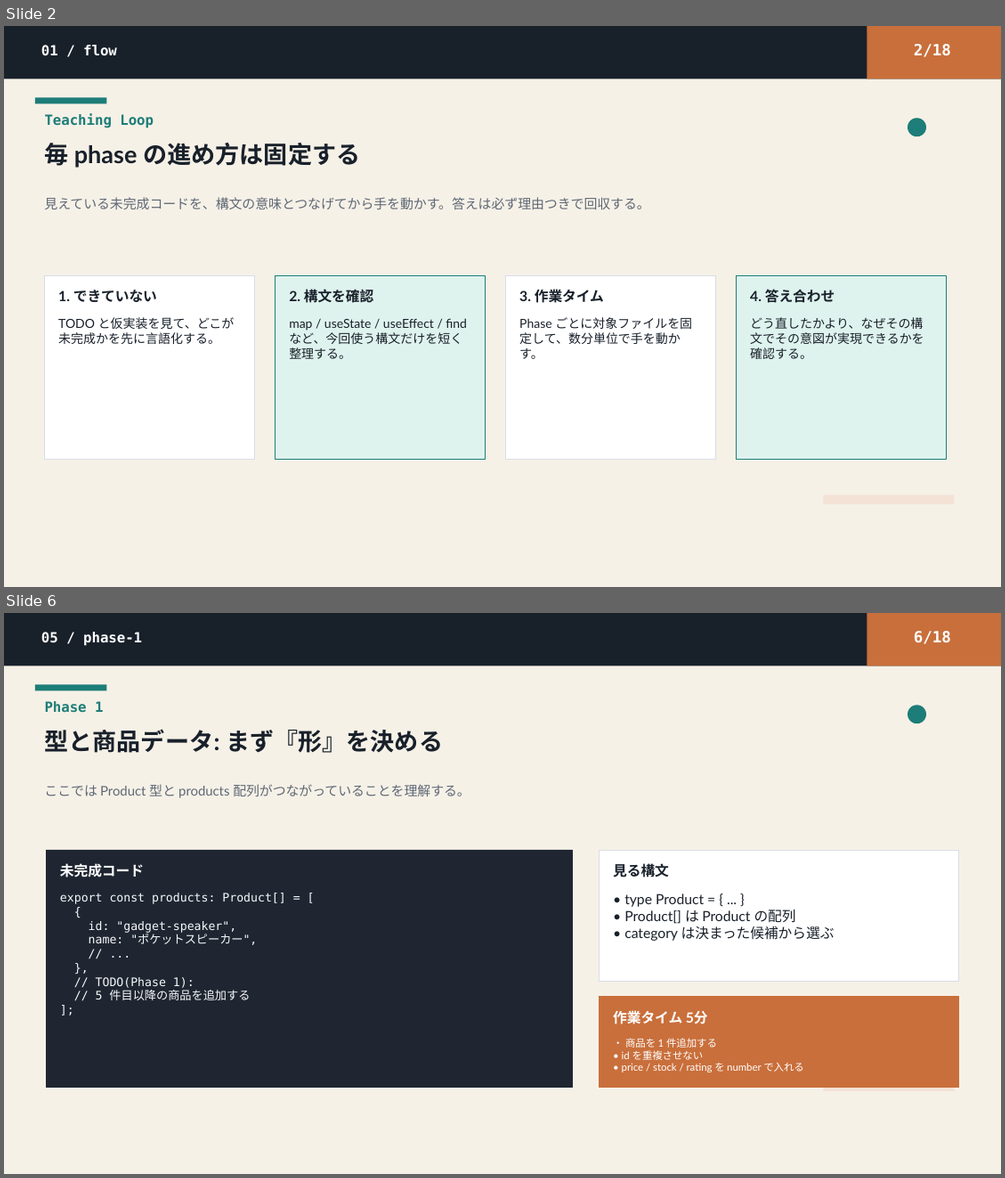
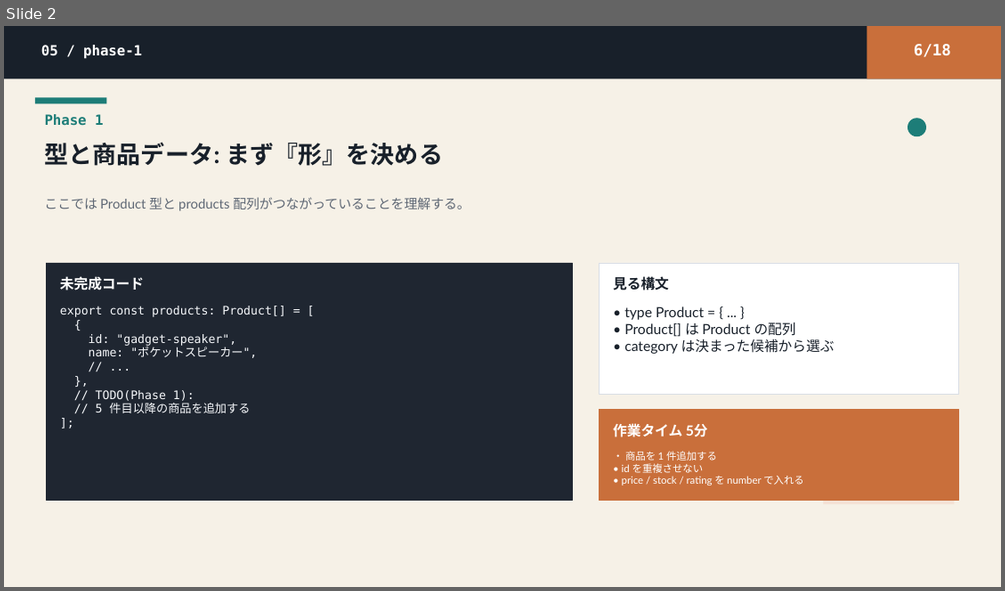
Before and after one commit to Kyutech-Code-Lab/KCLhackEC-2026, a slide deck: materials/2026/slides/kcl-frontend-2026-handson-ans.pptx. Shown one above the other, each under a label of ours: slides 2 and 6 before the commit, slide 2 after it; the slides between them are not shown. The pictures are 1005x1178 and 1005x591 pixels, drawn with LibreOffice and Linux fonts; fonts in the diff are those of the drawing. Boxes give left, top, right and bottom in pixels: in the first picture for what was removed or moved away, otherwise in the second. Text is boxed around its words. In the diff, an @@ line names an element or a change of style, - is before the commit and + after.

```diff
--- a/materials/2026/slides/kcl-frontend-2026-handson-ans.pptx
+++ b/materials/2026/slides/kcl-frontend-2026-handson-ans.pptx
@@ slide 2 removed at (4,26,1001,587), background #FFFFFF @@
@@ rectangle removed at (4,26,1001,587) @@
@@ rectangle removed at (4,26,1001,79) @@
@@ text removed at (41,45,117,56) @@
-01 / flow
@@ rectangle removed at (867,26,1001,79) @@
@@ text removed at (914,44,951,57) @@
-2/18
@@ rectangle removed at (35,98,107,103) @@
@@ text removed at (45,113,154,128) @@
-Teaching Loop
@@ ellipse removed at (907,118,926,136) @@
@@ text removed at (44,143,360,168) @@
-毎 phase の進め方は固定する
@@ text removed at (44,197,649,209) @@
-見えている未完成コードを、構文の意味とつなげてから手を動かす。答えは必ず理由つきで回収する。
@@ rectangle removed at (44,275,254,459) @@
@@ text removed at (58,289,157,302) @@
-1. できていない
@@ rectangle removed at (275,275,485,459) @@
@@ text removed at (289,289,373,303) @@
-2. 構文を確認
@@ rectangle removed at (506,275,716,459) @@
@@ text removed at (519,289,604,303) @@
-3. 作業タイム
@@ rectangle removed at (736,275,947,459) @@
@@ text removed at (750,289,834,303) @@
-4. 答え合わせ
@@ text removed at (58,317,235,344) @@
-TODO と仮実装を見て、どこが未完成かを先に言語化する。
@@ text removed at (289,318,467,359) @@
-map / useState / useEffect / find など、今回使う構文だけを短く整理する。
@@ text removed at (519,317,692,359) @@
-Phase ごとに対象ファイルを固定して、数分単位で手を動かす。
@@ text removed at (750,317,923,359) @@
-どう直したかより、なぜその構文でその意図が実現できるかを確認する。
@@ rectangle removed at (824,495,955,504) @@
@@ what was slide 6 is now slide 2 @@
```
Also in this commit, not shown: 1 slide changed, 4 other slides removed, 15 other files.
